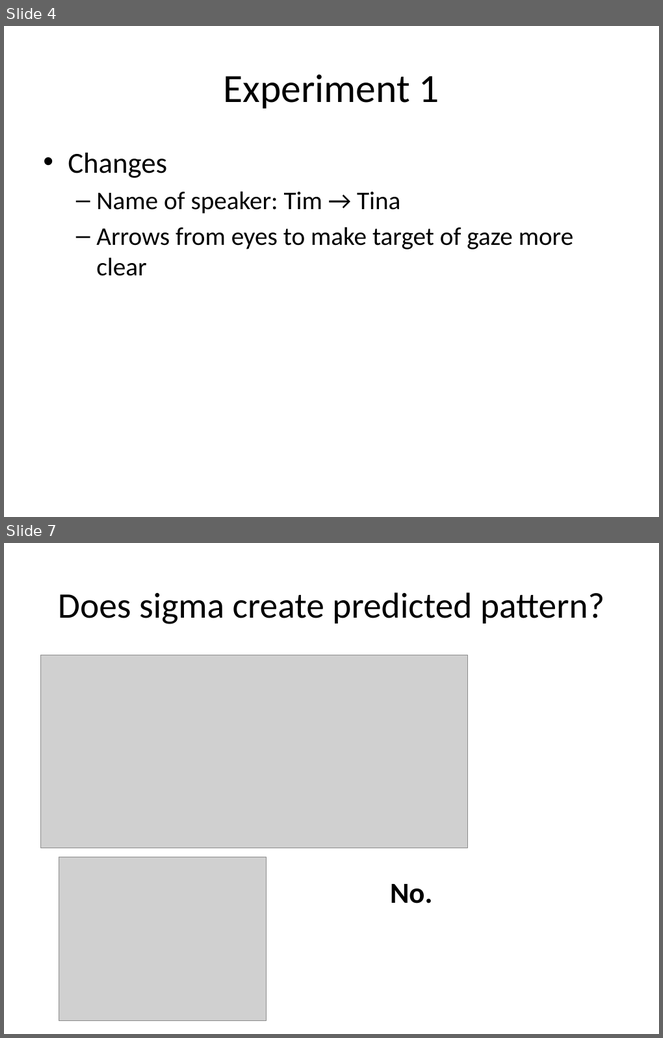
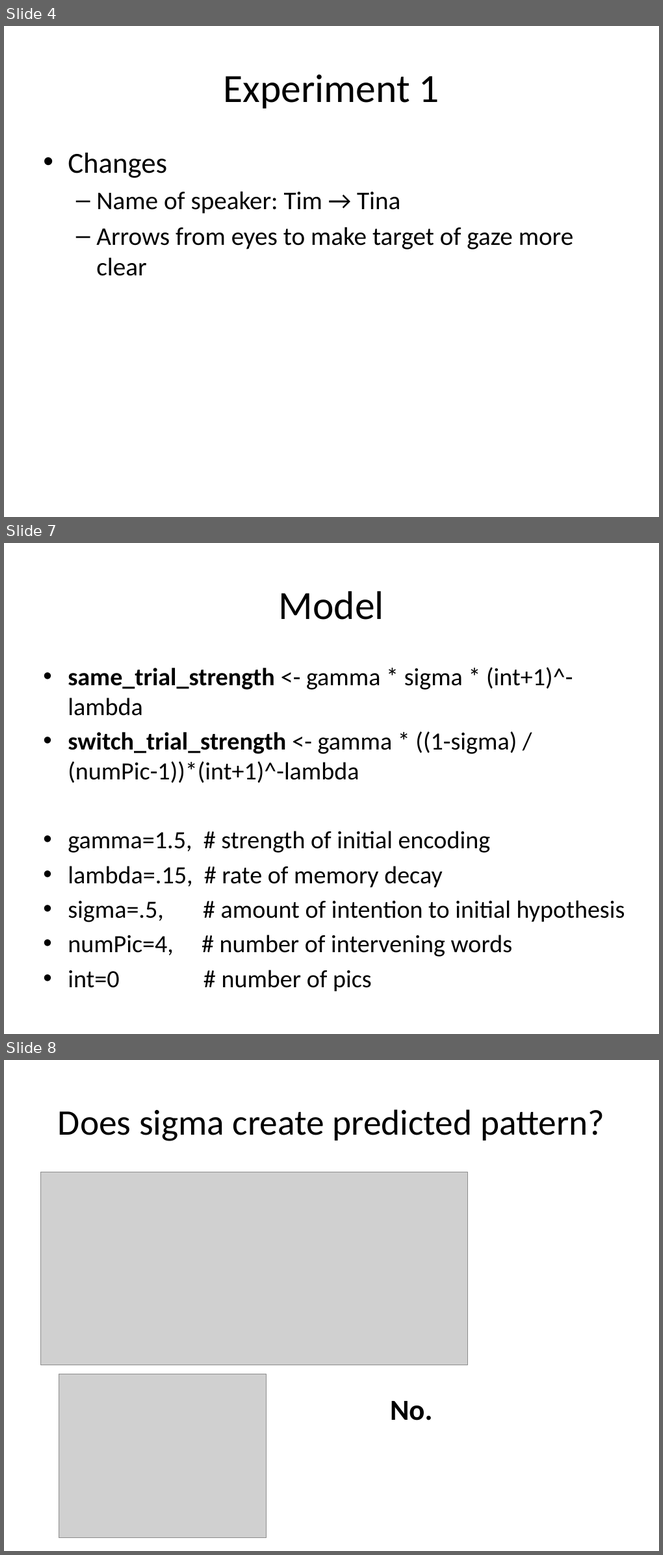
Before and after one commit to kemacdonald/soc_xsit, a slide deck: soc_xsit_notebook.pptx. Shown one above the other, each under a label of ours: slides 4 and 7 before the commit, slides 4, 7 and 8 after it; the slides between them are not shown. The pictures are 663x1038 and 663x1555 pixels, drawn with LibreOffice and Linux fonts; fonts in the diff are those of the drawing; grey boxes stand for pictures. Boxes give left, top, right and bottom in pixels: in the first picture for what was removed or moved away, otherwise in the second. Text is boxed around its words. In the diff, an @@ line names an element or a change of style, - is before the commit and + after.

Commit message:
Experiment notebook to track data and model sims

```diff
--- a/soc_xsit_notebook.pptx
+++ b/soc_xsit_notebook.pptx
@@ slide 7 added at [4,543,659,1034], background #FFFFFF @@
@@ title added at [279,591,384,620], 44 pt, text #000000 @@
+Model
@@ text added at [68,667,625,991], 27.2 pt, text #000000 @@
+• same_trial_strength <- gamma * sigma * (int+1)^-lambda
+• switch_trial_strength <- gamma * ((1-sigma) / (numPic-1))*(int+1)^-lambda
+• gamma=1.5, # strength of initial encoding
+• lambda=.15, # rate of memory decay
+• sigma=.5, # amount of intention to initial hypothesis
+• numPic=4, # number of intervening words
+• int=0 # number of pics
@@ what was slide 7 is now slide 8 @@
```
Also in this commit, not shown: 5 slides changed, 3 other slides added.
